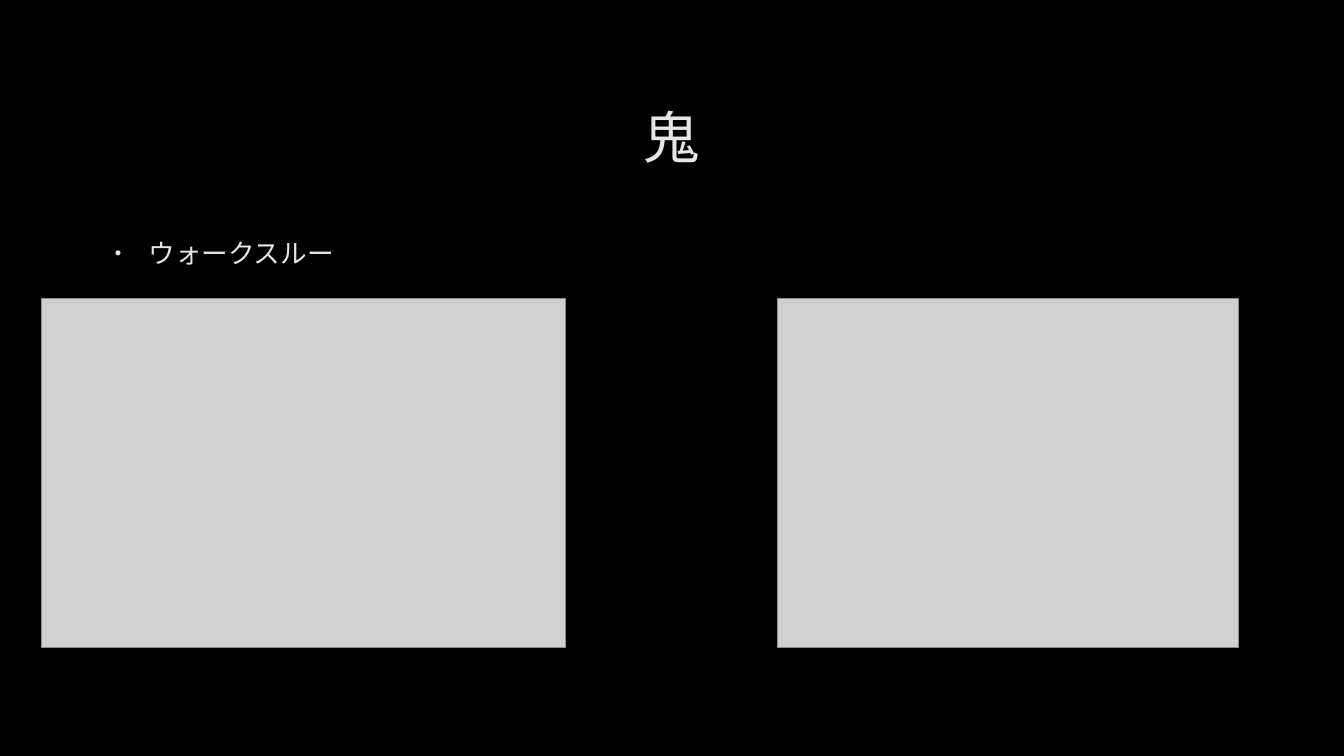
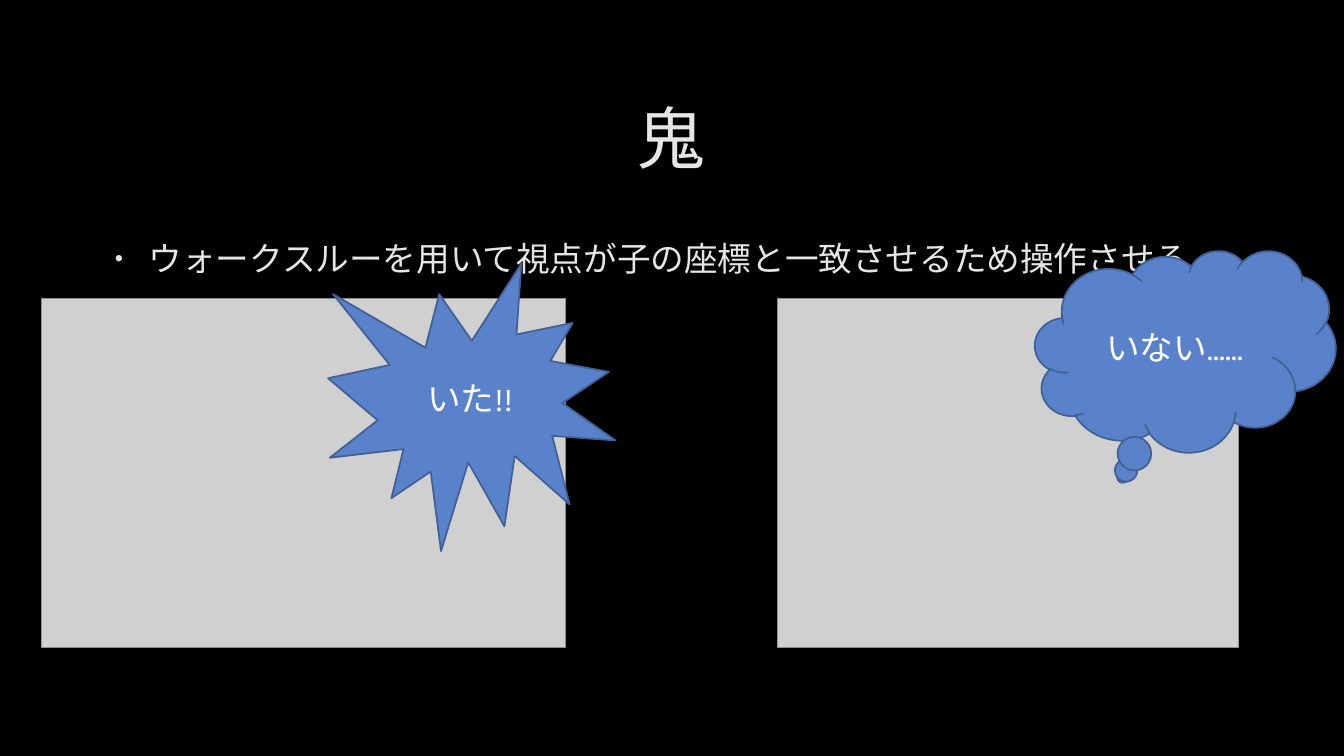
Before and after one commit to hamukawa0406/CG, a slide deck: slide 4 of freeProduction.pptx (slide 5 before the commit). Drawn at 1344x756 pixels with LibreOffice and Linux fonts; fonts in the diff are those of the drawing; grey boxes stand for pictures; background and template pictures are left out. Boxes give left, top, right and bottom in pixels: in the first picture for what was removed or moved away, otherwise in the second. Text is boxed around its words. In the diff, an @@ line names an element or a change of style, - is before the commit and + after.

```diff
--- a/freeProduction.pptx
+++ b/freeProduction.pptx
@@ title "鬼" at bbox=[638, 106, 705, 169]: size 40 to 48 pt @@
@@ text at bbox=[149, 242, 1189, 281]: text changed; size 19 to 24 pt @@
-• ウォークスルー
+• ウォークスルーを用いて視点が子の座標と一致させるため操作させる
@@ irregular seal added at bbox=[328, 264, 615, 552], fill #5A82CB, outline #436096 1.25 pt, 24 pt, text #FFFFFF @@
+いた!!
@@ thought cloud added at bbox=[1035, 250, 1336, 452], fill #5A82CB, outline #436096 1.25 pt, 24 pt, text #FFFFFF @@
+いない......
```
Also in this commit, not shown: 4 other slides changed, 1 other file.
